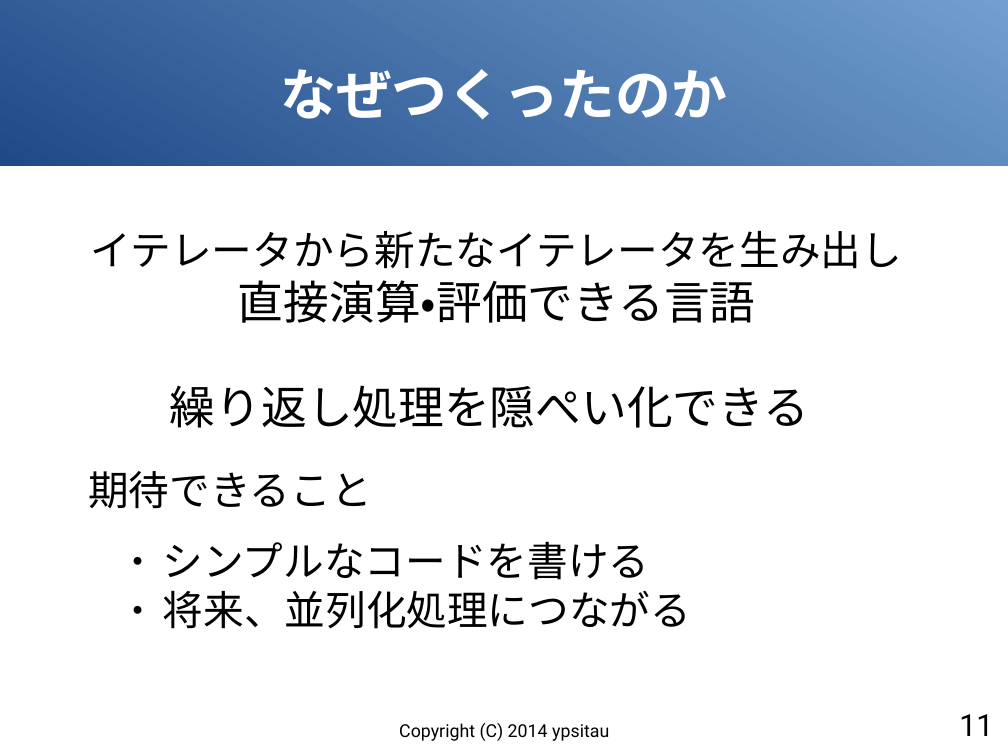
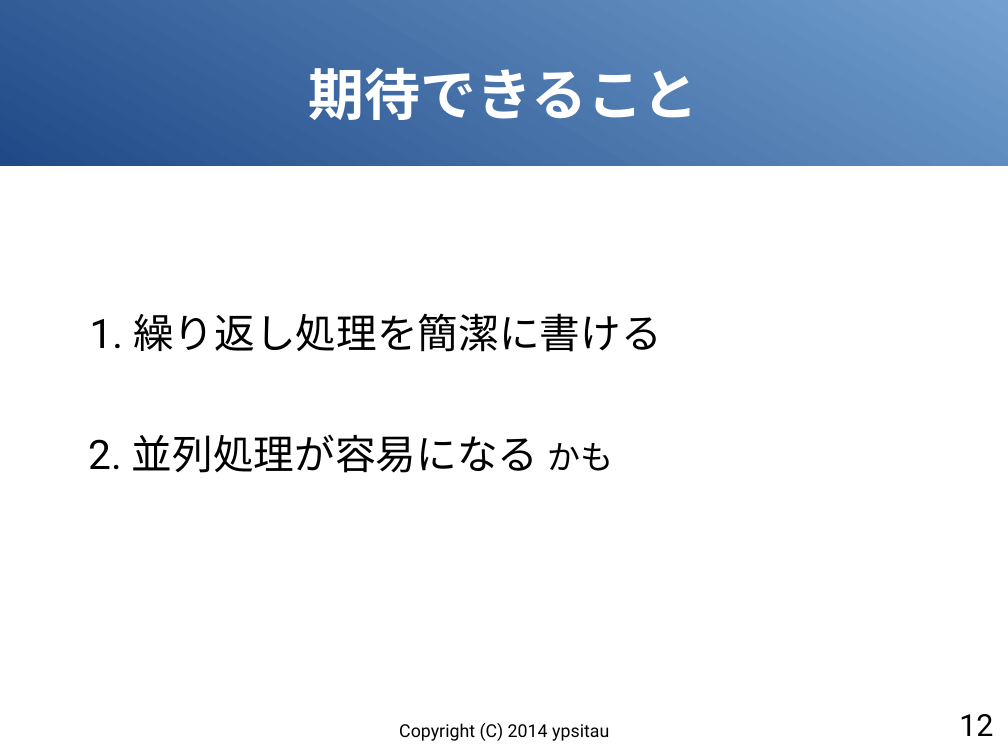
Before and after one commit to gura-lang/gura-doc, a slide deck: slide 12 of presentation/gura-introduction.odp (slide 11 before the commit). Drawn at 1008x756 pixels with LibreOffice and Linux fonts; fonts in the diff are those of the drawing. Boxes give left, top, right and bottom in pixels: in the first picture for what was removed or moved away, otherwise in the second. Text is boxed around its words. In the diff, an @@ line names an element or a change of style, - is before the commit and + after.

```diff
--- a/presentation/gura-introduction.odp
+++ b/presentation/gura-introduction.odp
@@ title "期待できること": place and size @@
-title "期待できること" at [88,471,372,509]
+title "期待できること" at [309,68,699,120]
@@ title "期待できること" at [309,68,699,120]: size 32 to 44 pt, text colour #000000 to #FFFFFF, bold on; alignment left to centre; vertical alignment top to middle @@
@@ title removed at [280,69,727,120] @@
-なぜつくったのか
@@ text removed at [91,231,902,323] @@
-イテレータから新たなイテレータを生み出し
-直接演算・評価できる言語
@@ text "1. 繰り返し処理を簡潔に書ける" at [90,313,661,352]: vertical alignment middle to top @@
@@ text at [90,313,661,352]: text changed; size 36 to 32 pt @@
-繰り返し処理を隠ぺい化できる
+1. 繰り返し処理を簡潔に書ける
@@ text added at [88,435,614,473], 32 pt, text #000000 @@
+2. 並列処理が容易になる かも
@@ text removed at [163,541,691,629] @@
-● シンプルなコードを書ける
-● 将来、並列化処理につながる
@@ page number at [959,714,993,736]: text changed @@
-11
+12
```
Also in this commit, not shown: 14 other slides changed, 3 slides added, 3 slides removed.
